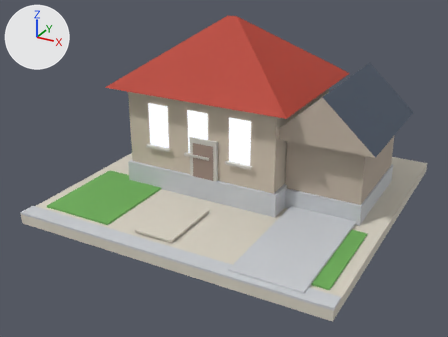
The glTF model public/models/v2/02_lod1.glb: old version first, new version second.
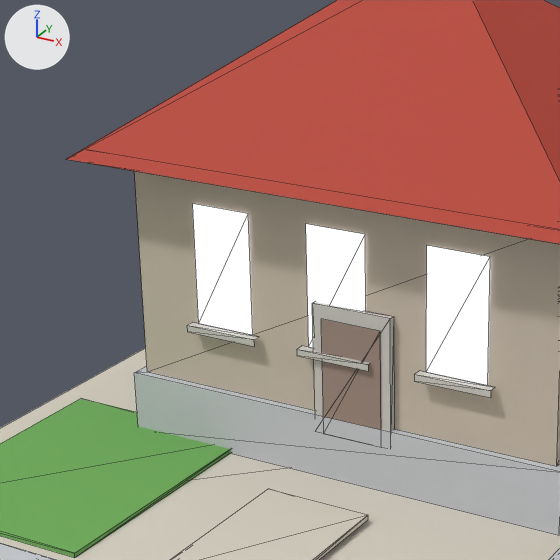
Each version appears first whole from a 50 mm lens placed at (0.819, -1.608, 0.883), pointed at (-0.018, -0.086, 0.122), and next in a close-up on the part from 18% to 61% of the width and 10% to 67% of the height. The lights are fixed; the arrows at upper left show +X, +Y and +Z. The older version's two pictures come first. The close-ups show mesh edges as thin lines. Vertices at exactly the same position are counted once.

The older version as bpy lines, for what is in view:
```python
me_b02_v2_lod1 = bpy.data.meshes.new('b02_v2_lod1')
me_b02_v2_lod1.from_pydata(...)  # 196 vertices, 222 faces; spans x -0.48..0.48, y -0.48..0.48, z 0.0..0.55
me_b02_v2_lod1.materials.append(mat_paving)
me_b02_v2_lod1.materials.append(mat_concrete)
me_b02_v2_lod1.materials.append(mat_grass)
me_b02_v2_lod1.materials.append(mat_wall_cream)
me_b02_v2_lod1.materials.append(mat_wall_beige)
me_b02_v2_lod1.materials.append(mat_white)
me_b02_v2_lod1.materials.append(mat_roof_red)
me_b02_v2_lod1.materials.append(mat_roof_slate)
me_b02_v2_lod1.materials.append(mat_glow_window_res)
me_b02_v2_lod1.materials.append(mat_wall_wood)
# before: 180 (-0.254, -0.133, 0.172) at pixel (198, 323), 181 (-0.184, -0.133, 0.172) at pixel (252, 335), 182 (-0.184, -0.133, 0.308) at pixel (248, 213), 183 (-0.254, -0.133, 0.308) at pixel (192, 203), 184 (-0.115, -0.133, 0.172) at pixel (308, 347)
# before: 185 (-0.045, -0.133, 0.172), 186 (-0.045, -0.133, 0.308) at pixel (365, 234), 187 (-0.115, -0.133, 0.308) at pixel (305, 223), 188 (0.024, -0.133, 0.172) at pixel (426, 372), 189 (0.094, -0.133, 0.172) at pixel (487, 385)
# before: 190 (0.094, -0.133, 0.308) at pixel (490, 256), 191 (0.024, -0.133, 0.308) at pixel (426, 245)
ob_b02_v2_lod1 = bpy.data.objects.new('b02_v2_lod1', me_b02_v2_lod1)
ob_b02_v2_lod1.location = (0.0, 0.0, 0.0)
```
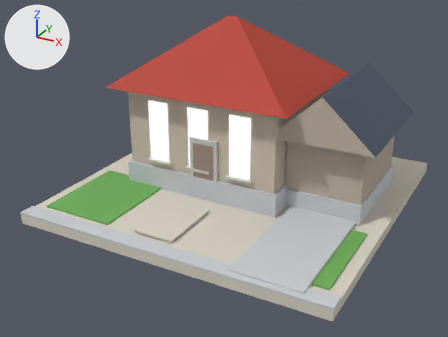
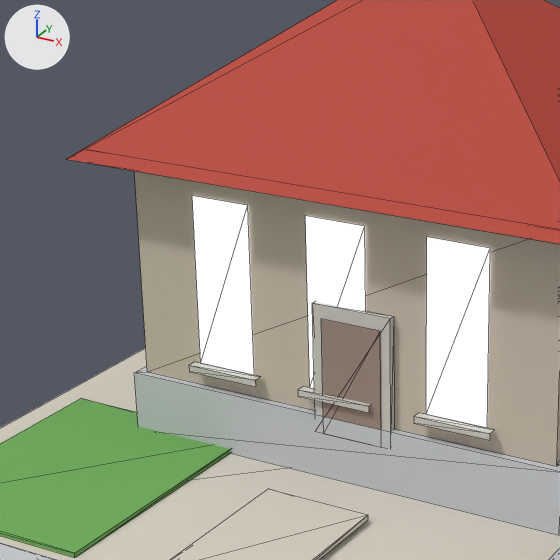
The change in detail:
me_b02_v2_lod1 has 196 vertices, 222 faces and spans x -0.48..0.48, y -0.48..0.48, z 0.0..0.55.
me_b02_v2_lod1 is used by ob_b02_v2_lod1; location (0.0, 0.0, 0.0).
me_b02_v2_lod1 part 1: the loose piece of 6 vertices spanning x -0.262..-0.176, y -0.144..-0.133, z 0.165..0.172 is moved by (0.0, 0.0, -0.046).
me_b02_v2_lod1 part 2: the loose piece of 6 vertices spanning x -0.123..-0.037, y -0.144..-0.133, z 0.165..0.172 is moved by (0.0, 0.0, -0.046).
me_b02_v2_lod1 part 3: the loose piece of 6 vertices spanning x 0.016..0.102, y -0.144..-0.133, z 0.165..0.172 is moved by (0.0, 0.0, -0.046).
Part 4, on me_b02_v2_lod1:
Vertices 180, 181, 184, 185, 188, 189 of me_b02_v2_lod1 move by (0.0, 0.0, -0.046).
Vertices 182, 183, 186, 187, 190, 191 of me_b02_v2_lod1 move by (0.0, 0.0, 0.009).

Boxes [x1, y1, x2, y2] around the edits, measured in the close-ups (560 x 560 px; the box of a moved part takes in the faces that stretch with it):
part 1 of me_b02_v2_lod1, moved or reshaped: before [187, 322, 258, 346]; after [189, 362, 260, 387]
part 2 of me_b02_v2_lod1, moved or reshaped: before [297, 346, 370, 371]; after [298, 387, 371, 413]
part 3 of me_b02_v2_lod1, moved or reshaped: before [414, 371, 495, 398]; after [414, 413, 494, 440]
part 4 of me_b02_v2_lod1, moved or reshaped: before [193, 204, 490, 386]; after [192, 196, 490, 428]
